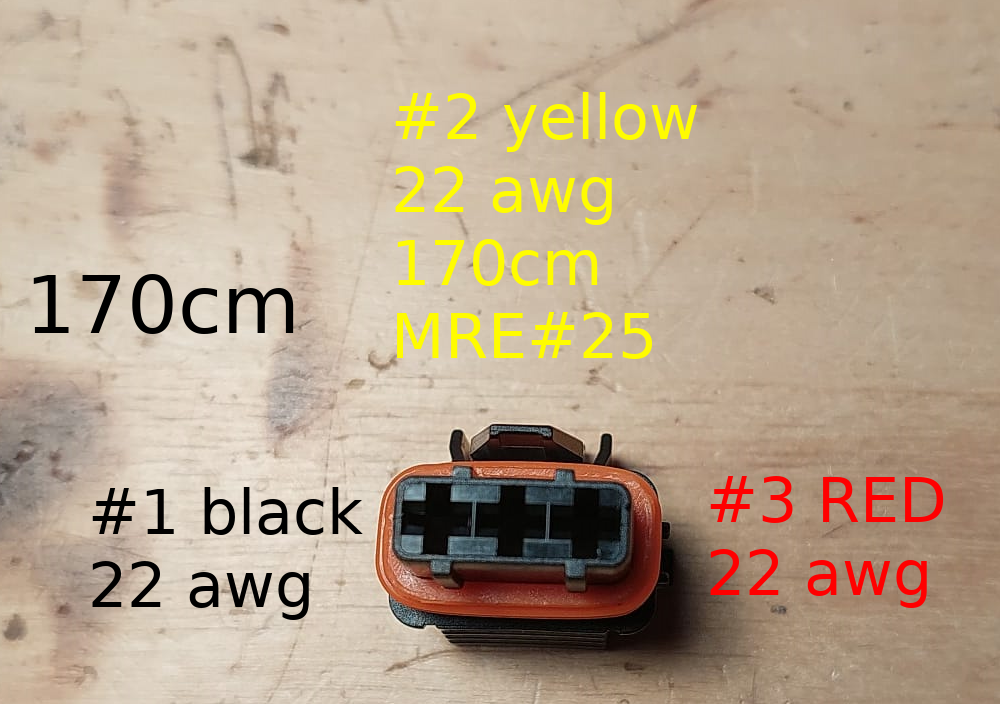
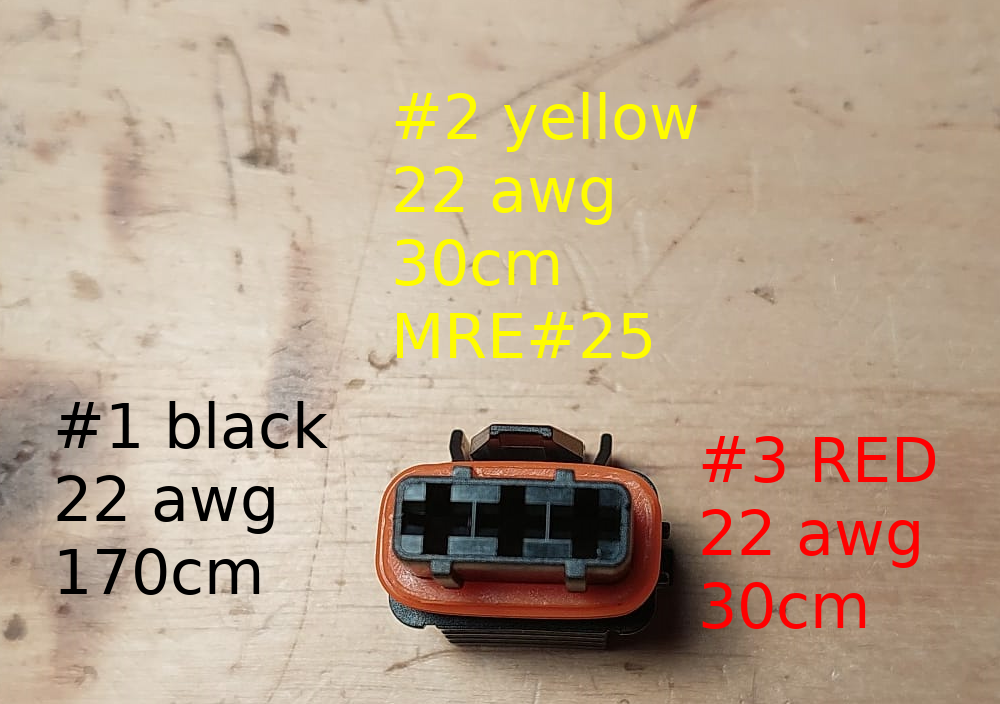
The second 1000x704 image is a revision of the first. Changes to its layers:
renamed "170cm" to "Empty Text Layer", painted on it over [33, 274, 294, 334]
painted on "#1 black ..." over [57, 401, 363, 620]
painted on "#2 yellow ..." over [395, 239, 653, 359]
painted on "#3 RED ..." over [702, 436, 944, 629]
